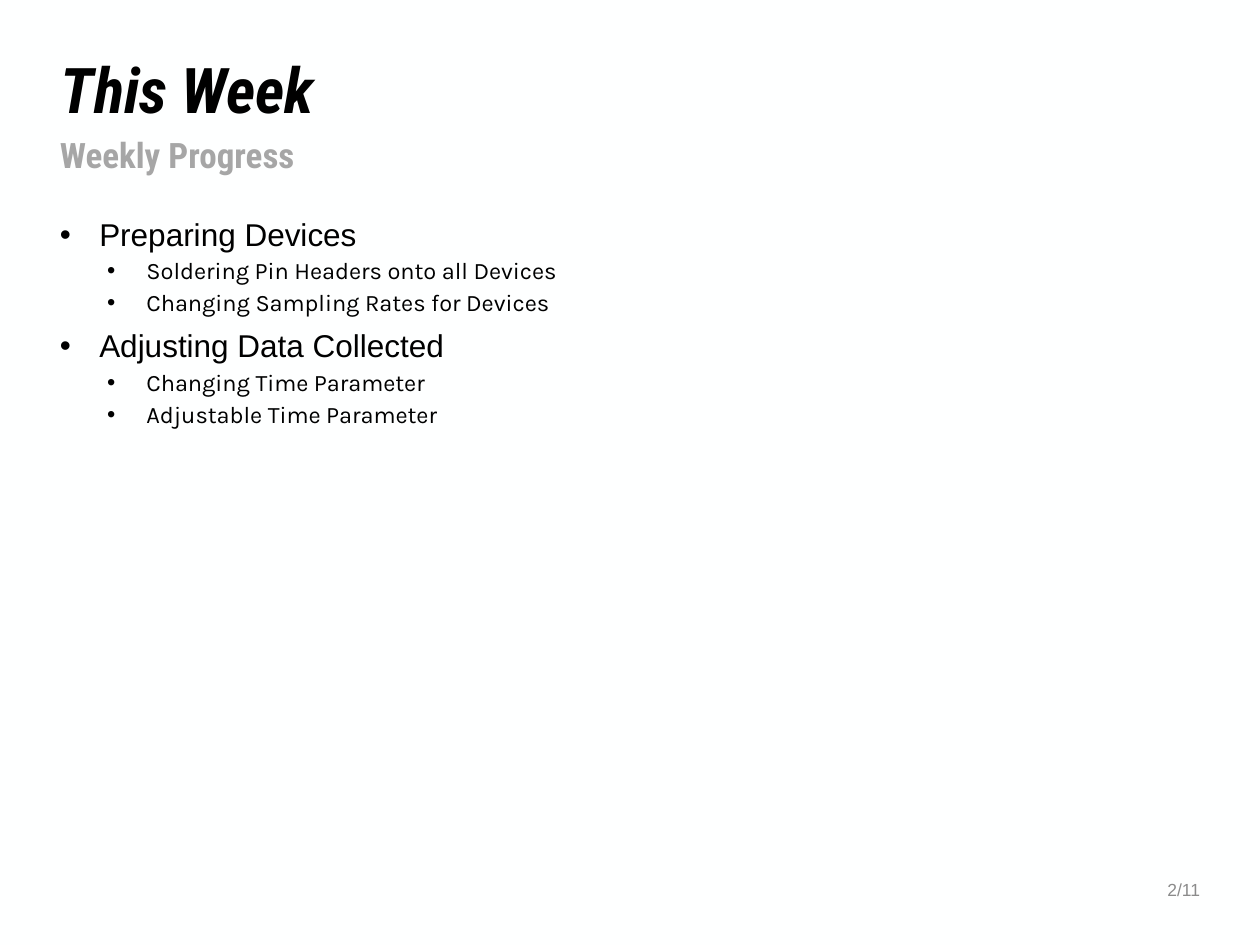
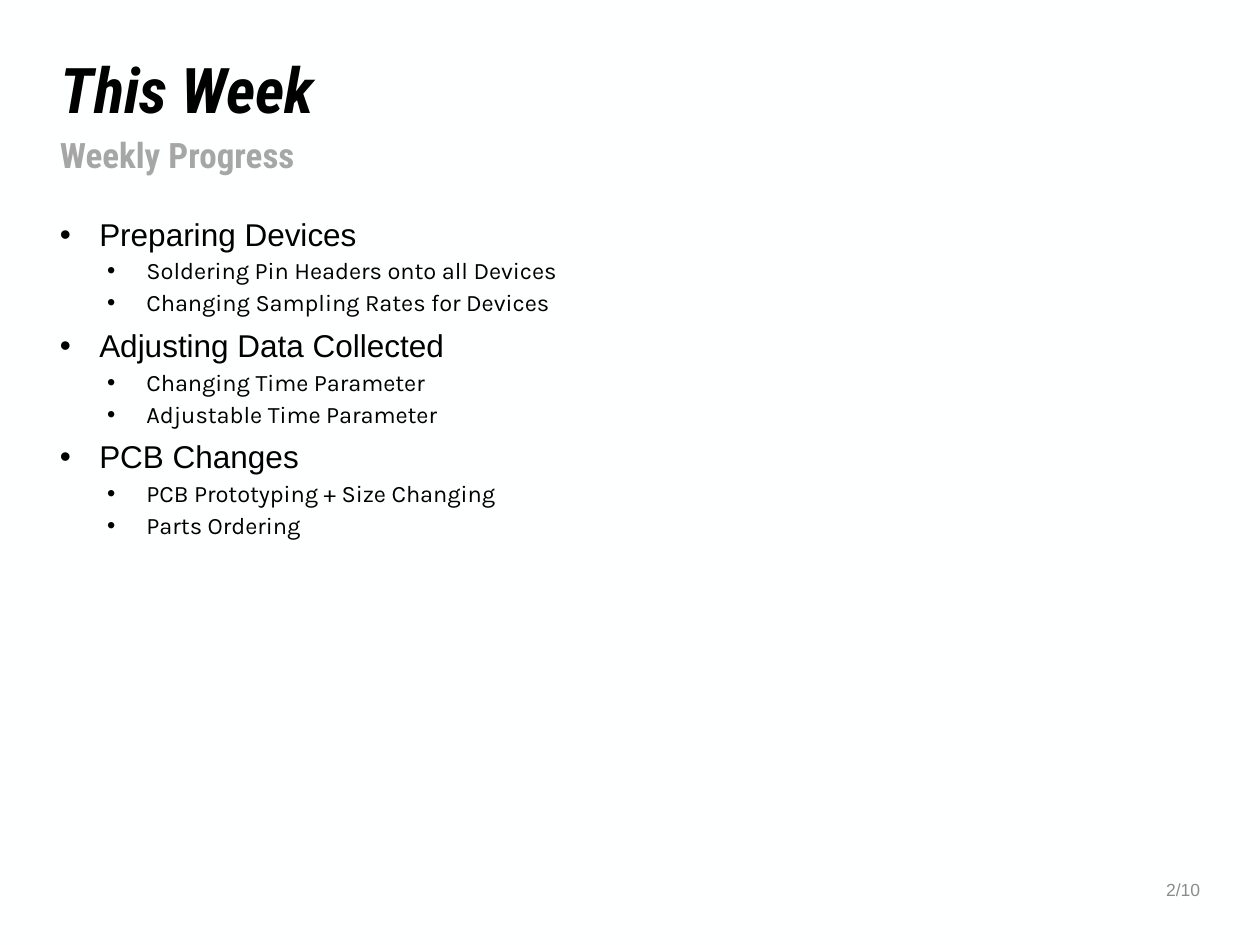
Before and after one commit to NHuang58/Biomedical_Device_PCB, a slide deck: slide 2 of Documentation/Slides/Week_19.pptx. Drawn at 1260x945 pixels with LibreOffice and Linux fonts; fonts in the diff are those of the drawing; background and template pictures are left out. Boxes give left, top, right and bottom in pixels: in the first picture for what was removed or moved away, otherwise in the second. Text is boxed around its words. In the diff, an @@ line names an element or a change of style, - is before the commit and + after.

Commit message:
Week 3

```diff
--- a/Documentation/Slides/Week_19.pptx
+++ b/Documentation/Slides/Week_19.pptx
@@ text at [99, 445, 496, 540]: paragraphs added @@
+• PCB Changes
+  • PCB Prototyping + Size Changing
+  • Parts Ordering
@@ text at [1166, 883, 1200, 896]: text changed @@
-2/11
+2/10
```
Also in this commit, not shown: 5 other slides changed, 2 slides added, 7 other files.
